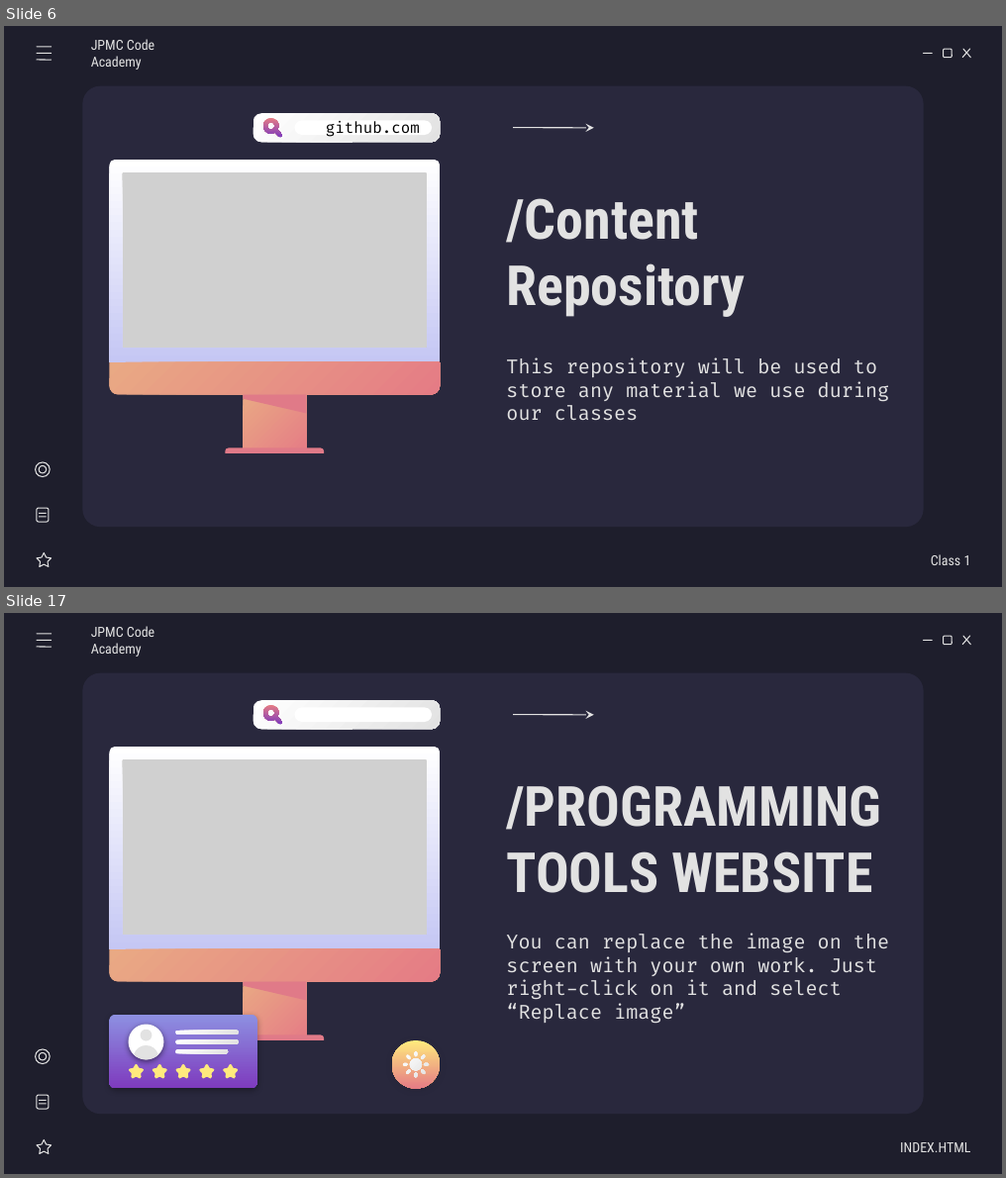
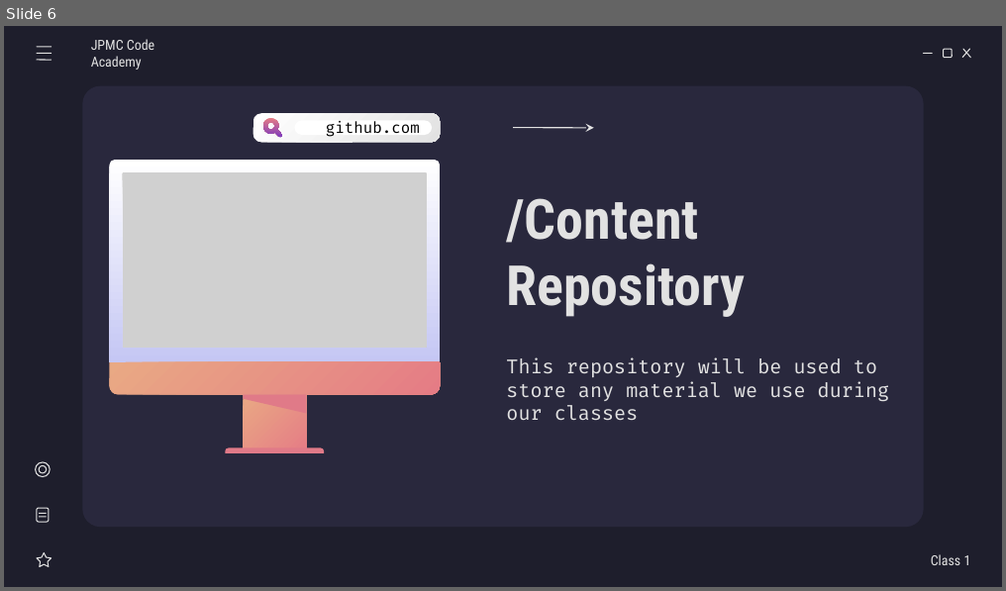
Before and after one commit to RasT110e5/code-academy-jpmc, a slide deck: classes/class-1/class1-slides.odp. Shown one above the other, each under a label of ours: slides 6 and 17 before the commit, slide 6 after it; the slides between them are not shown. The pictures are 1006x1178 and 1006x591 pixels, drawn with LibreOffice and Linux fonts; fonts in the diff are those of the drawing; grey boxes stand for pictures. Boxes give left, top, right and bottom in pixels: in the first picture for what was removed or moved away, otherwise in the second. Text is boxed around its words. In the diff, an @@ line names an element or a change of style, - is before the commit and + after.

```diff
--- a/classes/class-1/class1-slides.odp
+++ b/classes/class-1/class1-slides.odp
@@ slide 17 removed at (4, 613, 1002, 1174), background #1E1E2C; not listed: 5 template elements that a slide beside it also shows @@
@@ line removed from (37, 634) to (51, 634) @@
@@ line removed from (37, 640) to (51, 640) @@
@@ subtitle removed at (91, 626, 154, 657) @@
-JPMC Code Academy
@@ line removed from (37, 647) to (51, 647) @@
@@ rounded rectangle removed at (253, 701, 440, 730) @@
@@ freeform shape removed at (263, 705, 282, 724) @@
@@ rounded rectangle removed at (294, 708, 431, 722) @@
@@ arrow removed from (513, 715) to (594, 715) @@
@@ picture removed at (122, 759, 427, 936) @@
@@ title removed at (506, 785, 881, 893) @@
-/PROGRAMMING TOOLS WEBSITE
@@ subtitle removed at (506, 934, 889, 1024) @@
-You can replace the image on the screen with your own work. Just right-click on it and select “Replace image”
@@ group removed at (110, 747, 440, 1041): 5 freeform shapes @@
@@ group removed at (35, 1049, 52, 1154): 2 lines, 2 ellipses, 1 star, 1 rounded rectangle @@
@@ group removed at (110, 1014, 257, 1088): 11 freeform shapes, 1 rounded rectangle @@
@@ freeform shape removed at (392, 1041, 440, 1089) @@
@@ freeform shape removed at (403, 1053, 429, 1078) @@
@@ subtitle removed at (900, 1143, 970, 1153) @@
-INDEX.HTML
```
Also in this commit, not shown: 2 slides changed, 12 slides added, 31 other slides removed, 4 other files.
